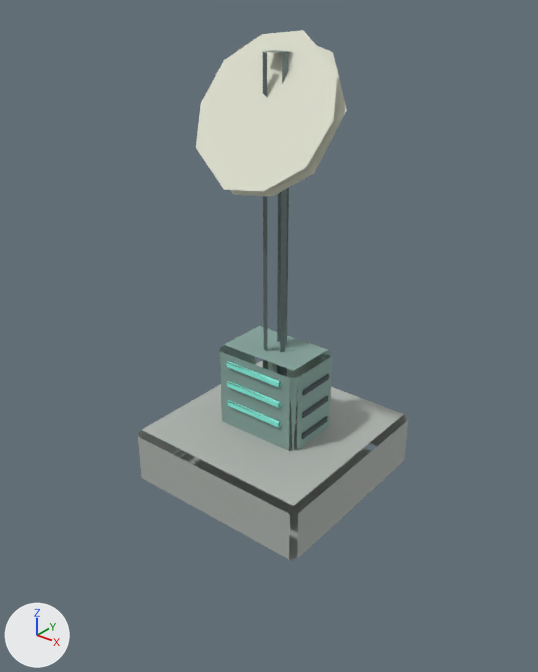
The glTF model public/models/low/relay.glb: old version first, new version second.
The view is the same before and after, from a 50 mm lens placed at (4.57, -5.82, 5.4), pointed at (0.1, -0.24, 1.94). Lighting does not change. The marker at lower left points along +X, +Y and +Z. The picture after the commit comes second. Where no turn or scale is listed for an object, it has been applied to the vertices. Vertices at exactly the same position are counted once.

In view in the first picture: 'Cabinet', 'Detail cabinet vent', 'Detail cabinet vent.001', 'Detail cabinet vent.002', 'Detail service door', 'Dish', 'Mast', 'RelayBase', 'RelayLight', 'RelayLight.001', 'RelayLight.002'.
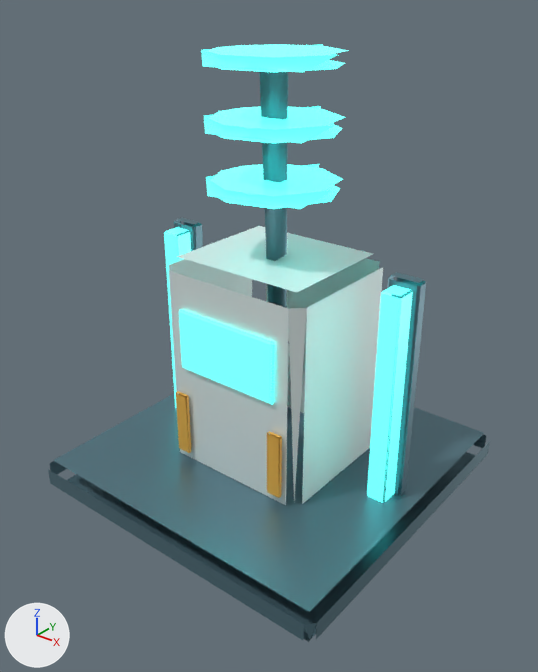
What changed in the scene script:
```text
Change me_cylinder_024:
    verts and faces of me_cylinder_024; kept vertices keep their numbers, new ones are numbered from 23
    remove me_cylinder_024.from_pydata(...)  # 23 vertices, 13 faces; spans x -0.14..0.14, y -0.14..0.14, z -2.25..2.25
    remove me_cylinder_024.materials.append(mat_gunmetal)  # grey #768484
    add me_cylinder_024.from_pydata(...)  # 19 vertices, 13 faces; spans x -0.17..0.18, y -0.18..0.2, z -1.5..1.5
    me_cylinder_024 part 1: the loose piece of 4 vertices spanning x -0.13..0.13, y -0.13..0.13, z 2.25 is deleted
    me_cylinder_024 part 2
    add delete_vertices([1, 3, 5, 7, 9, 10, 11, 13, 15, 16, 17, 19, 21, 22])  # with the faces that use them
    me_cylinder_024 part 3
    19 vertices are added at x -0.17..0.18, y -0.18..0.2, z -1.5..1.5
    13 new faces join them
    other edits to the shape of me_cylinder_024 do not show in these pictures
    add me_cylinder_024.materials.append(mat_supportsteel)  # cyan #618490
Remove ob_cabinet:
    ob_cabinet = bpy.data.objects.new('Cabinet', me_cube_051)
Remove ob_detail_cabinet_vent:
    ob_detail_cabinet_vent = bpy.data.objects.new('Detail cabinet vent', me_cube_158)
Remove ob_detail_cabinet_vent_001:
    ob_detail_cabinet_vent_001 = bpy.data.objects.new('Detail cabinet vent.001', me_cube_159)
Remove ob_detail_cabinet_vent_002:
    ob_detail_cabinet_vent_002 = bpy.data.objects.new('Detail cabinet vent.002', me_cube_160)
Remove ob_detail_service_door:
    ob_detail_service_door = bpy.data.objects.new('Detail service door', me_cube_161)
Remove ob_dish:
    ob_dish = bpy.data.objects.new('Dish', me_cylinder_025)
Change ob_mast:
    ob_mast.location: (0.0, 0.0, 2.5) -> (0.0, 0.0, 3.25)
Remove ob_relaybase:
    ob_relaybase = bpy.data.objects.new('RelayBase', me_cube_050)
Remove ob_relaylight:
    ob_relaylight = bpy.data.objects.new('RelayLight', me_cube_052)
Remove ob_relaylight_001:
    ob_relaylight_001 = bpy.data.objects.new('RelayLight.001', me_cube_053)
Remove ob_relaylight_002:
    ob_relaylight_002 = bpy.data.objects.new('RelayLight.002', me_cube_054)
Add ob_warning_stripe_001:
    ob_warning_stripe_001 = bpy.data.objects.new('Warning stripe.001', me_cube_008)  # 25 vertices, 13 faces; spans x -0.085..0.085, y -0.025..0.025, z -0.375..0.375; in mat_supportamber (orange #f9bd50)
    ob_warning_stripe_001.location = (0.65, -0.84, 0.85)
Add ob_warning_stripe:
    ob_warning_stripe = bpy.data.objects.new('Warning stripe', me_cube_007)  # 25 vertices, 13 faces; spans x -0.085..0.085, y -0.025..0.025, z -0.375..0.375; in mat_supportamber (orange #f9bd50)
    ob_warning_stripe.location = (-0.65, -0.84, 0.85)
Add ob_signal_halo_002:
    ob_signal_halo_002 = bpy.data.objects.new('Signal halo.002', me_cylinder_003)  # 28 vertices, 22 faces; spans x -0.65..0.708, y -0.65..0.801, z -0.06..0.06; in mat_supportsignal (cyan #61f9f1, glowing cyan #5efff2)
    ob_signal_halo_002.location = (0.0, 0.0, 4.7)
Add ob_signal_halo_001:
    ob_signal_halo_001 = bpy.data.objects.new('Signal halo.001', me_cylinder_003.copy())
    ob_signal_halo_001.location = (0.0, 0.0, 4.1)
Add ob_signal_halo:
    ob_signal_halo = bpy.data.objects.new('Signal halo', me_cylinder_003.copy())
    ob_signal_halo.location = (0.0, 0.0, 3.5)
Add ob_signal_cabinet:
    ob_signal_cabinet = bpy.data.objects.new('Signal cabinet', me_cube_001)  # 25 vertices, 13 faces; spans x -0.9..0.9, y -0.8..0.8, z -1.25..1.25; in mat_supportwhite (white #e7f3f2)
    ob_signal_cabinet.location = (0.0, 0.0, 1.5)
Add ob_protected_corner_001:
    ob_protected_corner_001 = bpy.data.objects.new('Protected corner.001', me_cube_006)  # 25 vertices, 13 faces; spans x -0.18..0.18, y -0.08..0.08, z -1.35..1.35; in mat_supportsteel (cyan #618490)
    ob_protected_corner_001.location = (1.45, 0.18, 1.45)
Add ob_protected_corner:
    ob_protected_corner = bpy.data.objects.new('Protected corner', me_cube_004)  # 25 vertices, 13 faces; spans x -0.18..0.18, y -0.08..0.08, z -1.35..1.35; in mat_supportsteel (cyan #618490)
    ob_protected_corner.location = (-1.45, 0.18, 1.45)
Add ob_foundation:
    ob_foundation = bpy.data.objects.new('Foundation', me_cube)  # 25 vertices, 13 faces; spans x -1.9..1.9, y -1.9..1.9, z -0.18..0.18; in mat_supportsteel (cyan #618490)
    ob_foundation.location = (0.0, 0.0, 0.18)
Add ob_display:
    ob_display = bpy.data.objects.new('Display', me_cube_002)  # 18 vertices, 13 faces; spans x -0.615..0.64, y -0.025..0.025, z -0.35..0.35; in mat_supportsignal (cyan #61f9f1, glowing cyan #5efff2)
    ob_display.location = (0.0, -0.82, 1.9)
Add ob_corner_signal_001:
    ob_corner_signal_001 = bpy.data.objects.new('Corner signal.001', me_cube_005)  # 25 vertices, 13 faces; spans x -0.11..0.11, y -0.12..0.12, z -1.28..1.28; in mat_supportsignal (cyan #61f9f1, glowing cyan #5efff2)
    ob_corner_signal_001.location = (1.45, 0.0, 1.45)
Add ob_corner_signal:
    ob_corner_signal = bpy.data.objects.new('Corner signal', me_cube_003)  # 25 vertices, 13 faces; spans x -0.11..0.11, y -0.12..0.12, z -1.28..1.28; in mat_supportsignal (cyan #61f9f1, glowing cyan #5efff2)
    ob_corner_signal.location = (-1.45, 0.0, 1.45)
```

Location of each change, [x1, y1, x2, y2] in pixels of the pictures (538 x 672 px):
'Foundation', added (cyan)
    after: [48, 394, 490, 642]
'Signal cabinet', added
    after: [169, 226, 383, 505]
'RelayBase', deleted
    before: [138, 361, 408, 561]
'Dish', deleted
    before: [196, 30, 347, 197]
'Cabinet', deleted
    before: [220, 326, 332, 451]
'Corner signal.001', added (cyan)
    after: [367, 285, 413, 503]
'Display', added (cyan)
    after: [179, 309, 275, 405]
'Mast', reshaped, moved, recoloured
    before: [263, 50, 292, 377]
    after: [259, 72, 289, 344]
'Signal halo', added (cyan)
    after: [206, 164, 343, 209]
'Signal halo.001', added (cyan)
    after: [204, 106, 345, 144]
'Signal halo.002', added (cyan)
    after: [201, 44, 349, 72]
'Protected corner.001', added (cyan)
    after: [384, 272, 426, 495]
'Corner signal', added (cyan)
    after: [164, 227, 191, 408]
'Warning stripe.001', added (orange)
    after: [267, 431, 282, 498]
'Warning stripe', added (orange)
    after: [176, 391, 191, 453]
'Protected corner', added (cyan)
    after: [174, 218, 203, 254]
'Detail service door', deleted
    before: [268, 355, 324, 409]
'RelayLight.002', deleted
    before: [227, 361, 281, 388]
'RelayLight.001', deleted
    before: [227, 381, 281, 408]
'RelayLight', deleted
    before: [228, 400, 281, 428]
'Detail cabinet vent.002', deleted
    before: [303, 374, 329, 396]
'Detail cabinet vent.001', deleted
    before: [302, 396, 328, 418]
'Detail cabinet vent', deleted
    before: [302, 416, 328, 439]
part 1 of me_cylinder_024, deleted
    before: [263, 50, 292, 53]
part 2 of me_cylinder_024, deleted
    before: [263, 52, 289, 377]
part 3 of me_cylinder_024, added (cyan)
    after: [259, 72, 289, 344]
